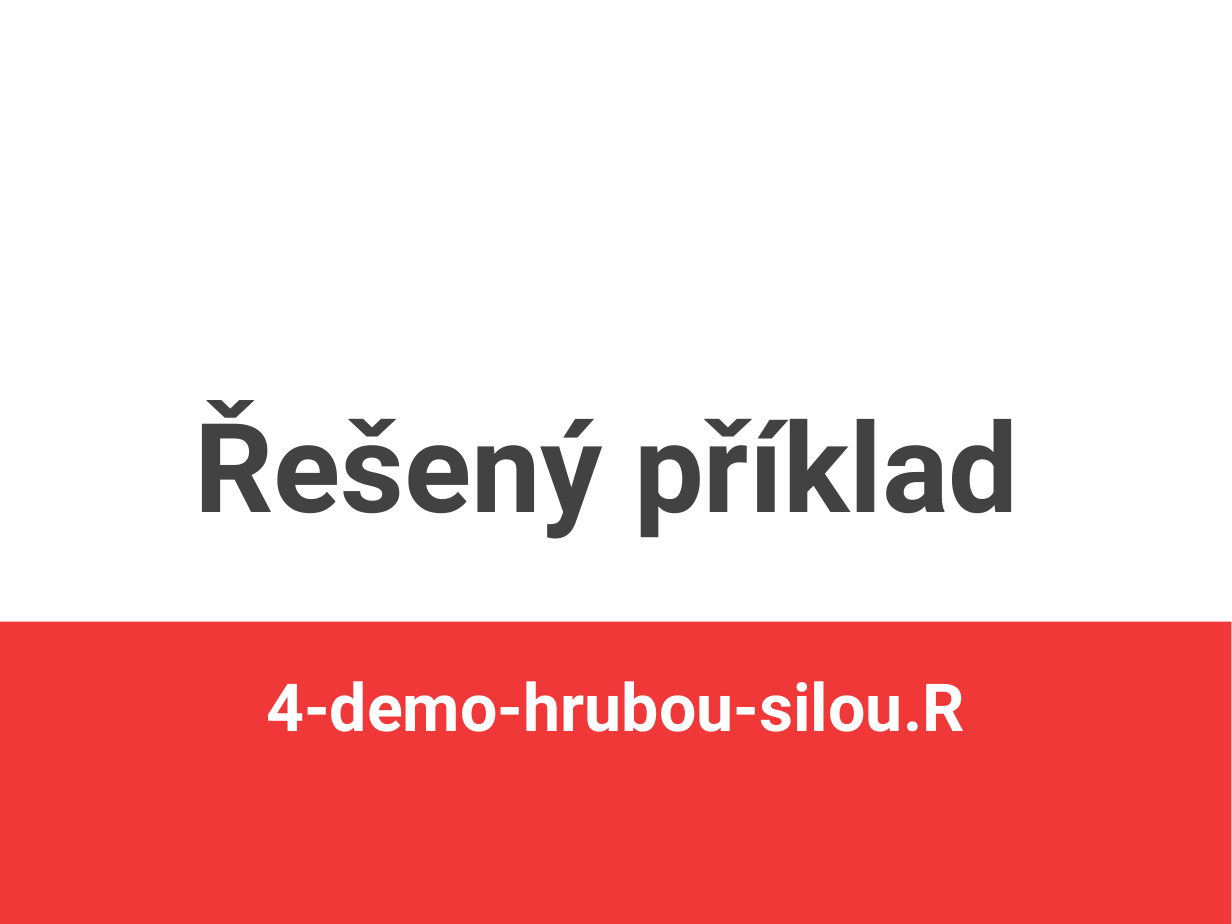
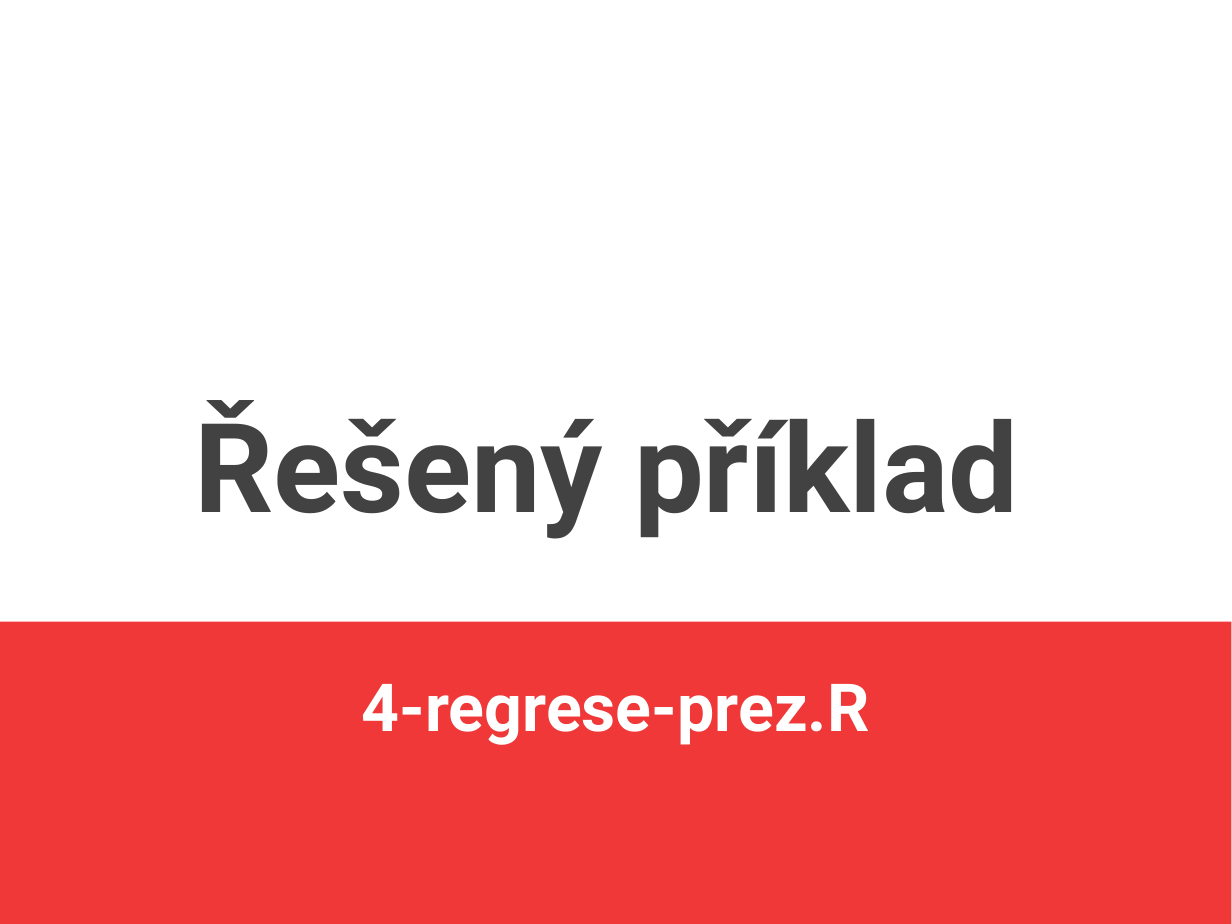
Before and after one commit to jlacko/4EK418, a slide deck: slide 18 of prez/4 - advanced calculations.odp (slide 10 before the commit). Drawn at 1232x924 pixels with LibreOffice and Linux fonts; fonts in the diff are those of the drawing. Boxes give left, top, right and bottom in pixels: in the first picture for what was removed or moved away, otherwise in the second. Text is boxed around its words. In the diff, an @@ line names an element or a change of style, - is before the commit and + after.

Commit message:
stč >> prez posun voleb

```diff
--- a/prez/4 - advanced calculations.odp
+++ b/prez/4 - advanced calculations.odp
@@ subtitle at (362, 684, 870, 745): text changed @@
-4-demo-hrubou-silou.R
+4-regrese-prez.R
```
Also in this commit, not shown: 6 other slides changed, 4 slides added, 3 slides removed, 8 other files.
